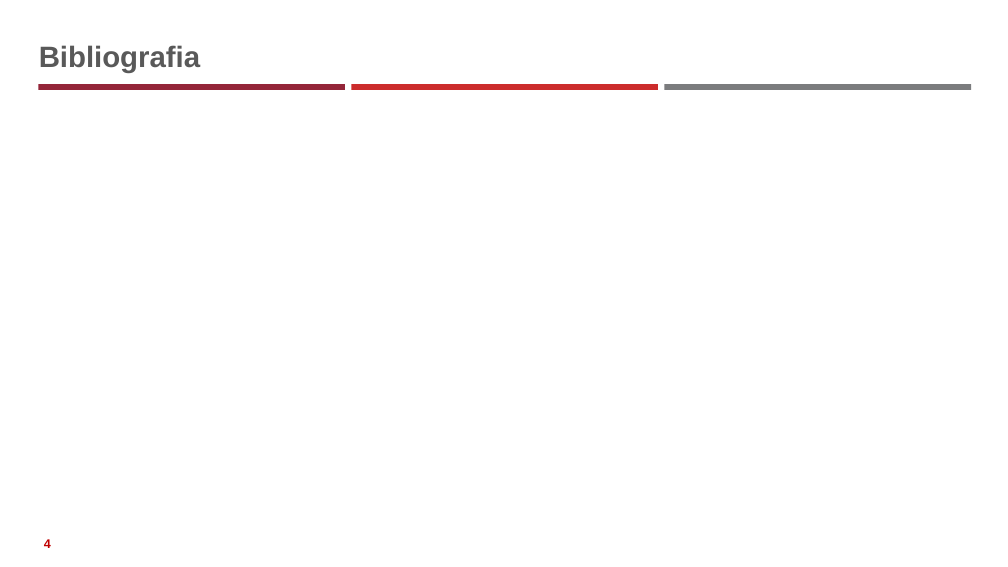
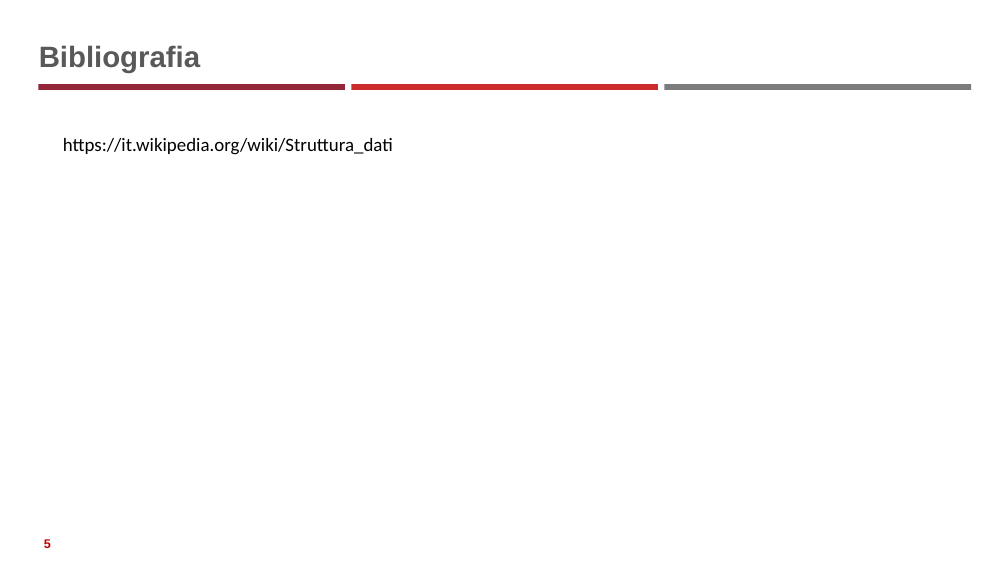
Before and after one commit to neural1977/data_science_interview_material, a slide deck: slide 5 of Assicurazioni/Strutture di dati_ita.pptx (slide 4 before the commit). Drawn at 1008x567 pixels with LibreOffice and Linux fonts; fonts in the diff are those of the drawing. Boxes give left, top, right and bottom in pixels: in the first picture for what was removed or moved away, otherwise in the second. Text is boxed around its words. In the diff, an @@ line names an element or a change of style, - is before the commit and + after.

```diff
--- a/Assicurazioni/Strutture di dati_ita.pptx
+++ b/Assicurazioni/Strutture di dati_ita.pptx
@@ text added at (63, 138, 393, 155), 18 pt, text #000000 @@
+https://it.wikipedia.org/wiki/Struttura_dati
@@ page number at (44, 539, 51, 548): text changed @@
-4
+5
```
Also in this commit, not shown: 3 slides added, 2 slides removed, 1 other file.
